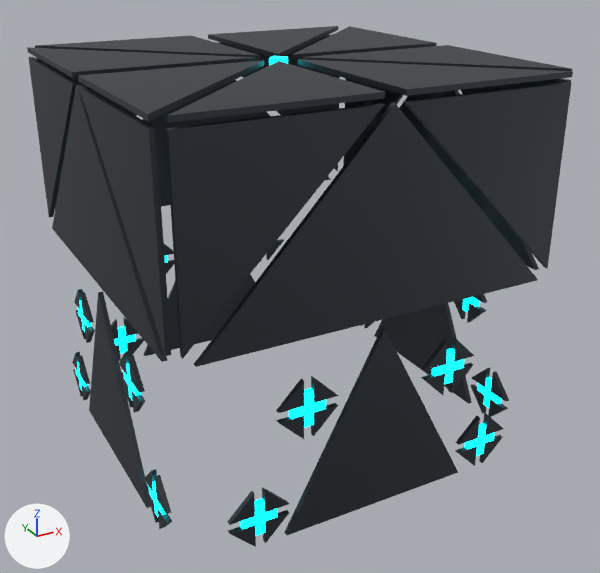
What one commit did to the Blender file scenes/map/cyberpunk_block_blender.blend.
Both versions are drawn from a 50 mm camera at (-1.93, -3.73, 1.61) aimed at (0.05, -0.12, -0.19). Lighting does not change. The marker at lower left points along +X, +Y and +Z. The picture after the commit comes second.
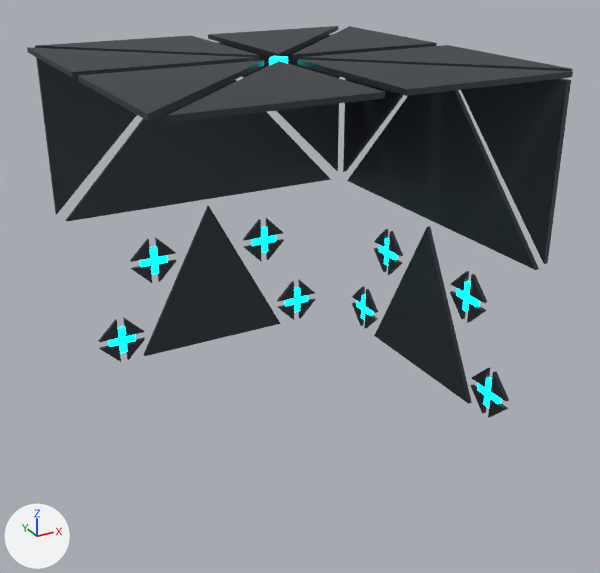
Boxes [x1, y1, x2, y2] around the edits, measured in the pictures (600 x 573 px):
'Cube', reshaped, modifiers changed: before [27, 26, 573, 547]; after [27, 26, 573, 418]
part 1 of me_cube, added: after [27, 35, 573, 418]

What the commit changed:
me_cube is used by ob_cube; location (0.0, 0.0, 0.0).
me_cube had 214 vertices, 149 faces, 2 loose edges and spanned x 0.0..1.01, y 0.0..1.01, z -1.0..1.0.
me_cube now has 544 vertices, 792 faces and spans x -1.01..1.01, y -1.01..1.01, z -1.0..1.0.
me_cube part 1: 330 vertices added at x -1.01..1.01, y -1.01..1.01, z -1.0..1.0.
Object 'Cube' (ob_cube) loses its MIRROR modifier named 'Mirror'.
Modifier setting removed (it was use_axis = (True, True, False)).
Modifier setting removed (it was use_clip = True).
